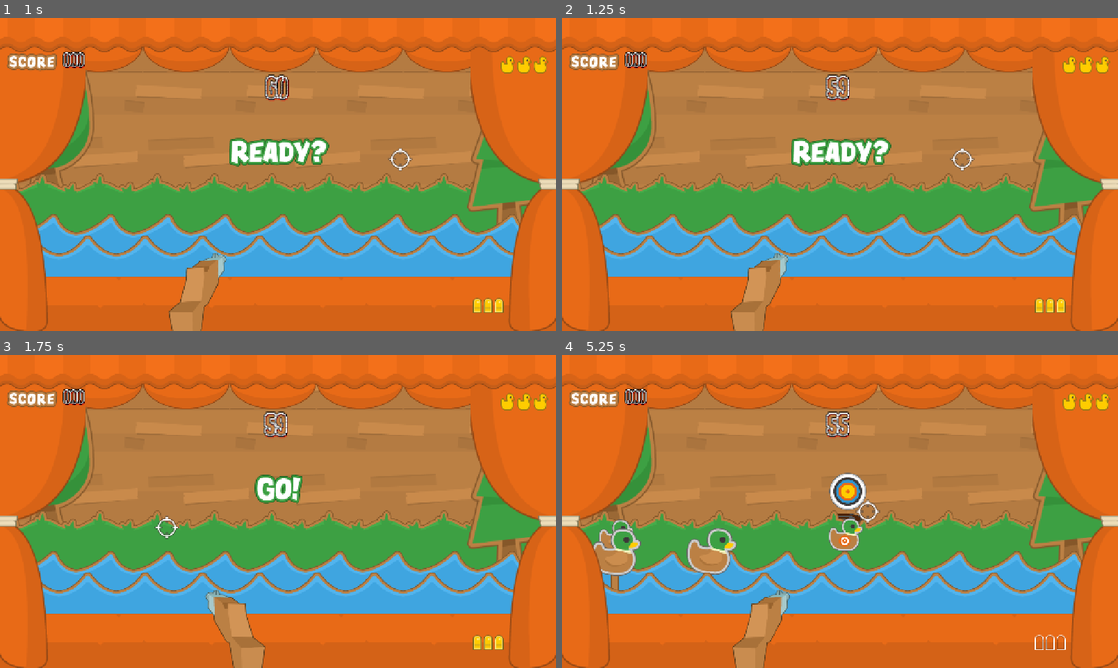
Above: before the commit, frames 1-4 (two rows, left to right).
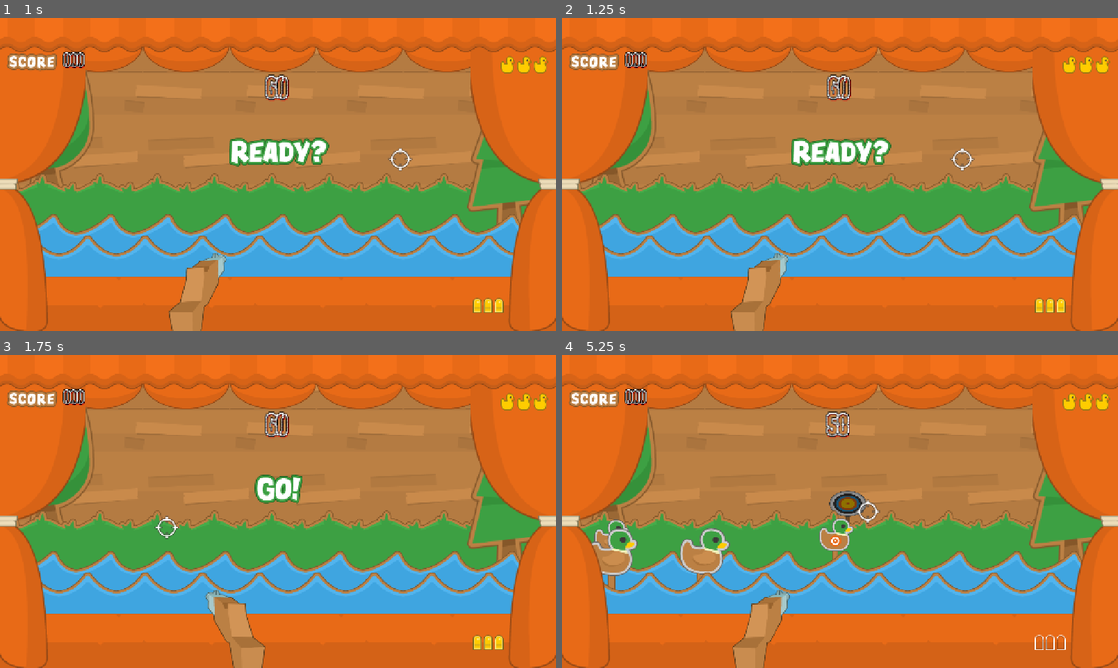
Above: after the commit, the same moments.

Repository: JPlimajots/pluck-and-duck
Game: Godot game, scene res://scenes/palco_principal.tscn
The game is run twice, just before and just after one commit, with the same random seed, the same clock (stepped at 60 frames per second) and the same inputs.
Inputs (mouse positions are in pixels of both pictures, inside the frame that each line leads up to):
- Up to frame 1 (1 s): tap Enter at 0.5 s; move the mouse to (400, 158) at 0.52 s; tap R at 0.6 s; click (400, 158) at 0.67 s
- Up to frame 2 (1.25 s): no input
- Up to frame 3 (1.75 s): move the mouse to (166, 527) at 1.27 s; tap R at 1.35 s; click (166, 527) at 1.42 s
- Up to frame 4 (5.25 s): tap Space at 2 s; move the mouse to (895, 442) at 2.02 s; tap R every 0.75 s from 2.1 to 5.1 s; click (895, 442) at 2.17 s; move the mouse to (812, 574) at 2.77 s; click (812, 574) at 2.92 s; move the mouse to (1006, 558) at 3.52 s; click (1006, 558) at 3.67 s; move the mouse to (673, 464) at 4.27 s; click (673, 464) at 4.42 s; move the mouse to (867, 511) at 5.02 s; click (867, 511) at 5.17 s

Frame 1 is identical in both runs. In frame 2, 0.3% of the frame differs, in the area x 47-52%, y 18-27%; in frame 3, 0.3%; in frame 4, 2.8%, in the area x 5-55%, y 18-76%.

Commit message:
refactor: otimiza scripts

Diff:
--- a/scenes/palco_principal.tscn
+++ b/scenes/palco_principal.tscn
@@ -261,7 +261,7 @@
 theme_override_constants/shadow_outline_size = 2
 theme_override_fonts/font = ExtResource("15_1buyy")
 theme_override_font_sizes/font_size = 40
-text = "000"
+text = "60"
 
 [node name="HUD" type="CanvasLayer" parent="." unique_id=1519101987]
 
--- a/scripts/alvo.gd
+++ b/scripts/alvo.gd
@@ -1,7 +1,7 @@
 extends Area2D
 
 
-@export var textura_tabua_quebrada = Texture2D
+@export var textura_tabua_quebrada: Texture2D
 @export var tempo_de_vida: float = 3.0
 @export var pontos_abate: int = 50
 @export var explosivo: bool = false
@@ -18,11 +18,6 @@
 	tween.parallel().tween_property(self, "modulate", Color(1.0, 1.0, 1.0, 1.0), 0.3)
 	tween.tween_interval(tempo_de_vida)
 	tween.tween_callback(fugir)
-
-
-# Called every frame. 'delta' is the elapsed time since the previous frame.
-func _process(delta: float) -> void:
-	pass
 
 
 func morrer():
--- a/scripts/mira.gd
+++ b/scripts/mira.gd
@@ -1,8 +1,8 @@
 extends Area2D
 class_name  Arma
 
-static var municao_max: int = 3
-static var municao_atual: int = municao_max
+var municao_max: int = 3
+var municao_atual: int = municao_max
 var arma_travada: bool = true
 
 signal alvo_atingido(pontos_ganhos: int)
@@ -50,6 +50,7 @@
 				if bonus > 0.0:
 					tempo_adicionado.emit(bonus)
 			area.morrer()
+			break
 		elif area.is_in_group("alvos"):
 			var pontos_alvo = area.get("pontos_abate") if area.get("pontos_abate") != null else 10
 			if area.get("explosivo") == true:
@@ -63,8 +64,10 @@
 			else:
 				alvo_atingido.emit(pontos_alvo)
 			area.morrer()
+			break
 		elif area.is_in_group("tabuas"):
 			area.get_parent().get_parent().quebrar_tabua()
+			break
 
 
 func recarregar_arma():
--- a/scripts/palco_principal.gd
+++ b/scripts/palco_principal.gd
@@ -19,7 +19,7 @@
 
 var pontuacao_atual: int = 0
 var tempo_restante: float = 60.0
-var jogo_ativo: bool = true
+var jogo_ativo: bool = false
 var vidas_atuais: int = 3
 var relogio_congelado: bool = false
 var multiplicador_de_pontos: int = 1
@@ -52,10 +52,10 @@
 	visor_msg.show()
 	await get_tree().create_timer(1.5).timeout
 	visor_msg.texture = text_go
+	await  get_tree().create_timer(1.0).timeout
+	visor_msg.hide()
 	jogo_ativo = true
 	$Mira.arma_travada = false
-	await  get_tree().create_timer(1.0).timeout
-	visor_msg.hide()
 
 # Called every frame. 'delta' is the elapsed time since the previous frame.
 func _process(delta: float) -> void:
@@ -77,7 +77,6 @@
 				$GeradorAlvosGrama.start(randf_range(1.5, 4.0))
 			if tempo_restante <= 0:
 				finaliza_jogo()
-			pass
 
 
 func _input(event: InputEvent):
--- a/scripts/pato.gd
+++ b/scripts/pato.gd
@@ -32,11 +32,11 @@
 			position.y = y_inicial + (sin(tempo_decorrido * velocidade_onda) * amplitude_onda)
 		if tem_pendulo:
 			$DobradicaPivo.rotation_degrees = sin(tempo_decorrido * velocidade_pendulo) * angulo_pendulo
-			pass
 
 
 func morrer():
 	$CollisionShape2D.set_deferred("disabled", true)
+	$CollisionShape2D2.set_deferred("disabled", true)
 	$DobradicaPivo/AreaTabua/CollisionShape2D.set_deferred("disabled", true)
 	if randf() > 0.5:
 		animar_giro_180()
@@ -68,11 +68,11 @@
 
 
 func animar_giro_180():
-	var tamanho_origianl = abs(scale.x)
+	var tamanho_original = abs(scale.x)
 	var tween = create_tween()
 	tween.tween_property(self, "scale:x", 0.0, 0.10).set_trans(Tween.TRANS_SINE)
 	tween.tween_callback(virar_de_costas)
-	tween.tween_property(self, "scale:x", -tamanho_origianl, 0.10).set_trans(Tween.TRANS_SINE)
+	tween.tween_property(self, "scale:x", -tamanho_original, 0.10).set_trans(Tween.TRANS_SINE)
 
 
 func animar_queda_tras():
